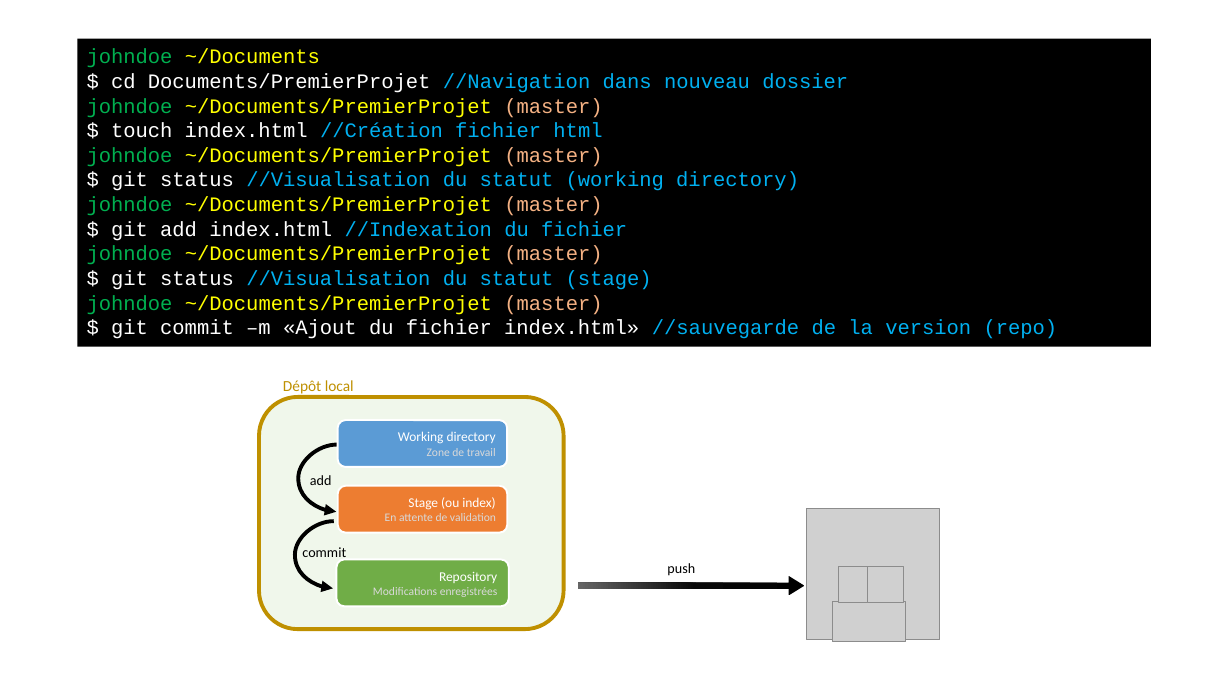
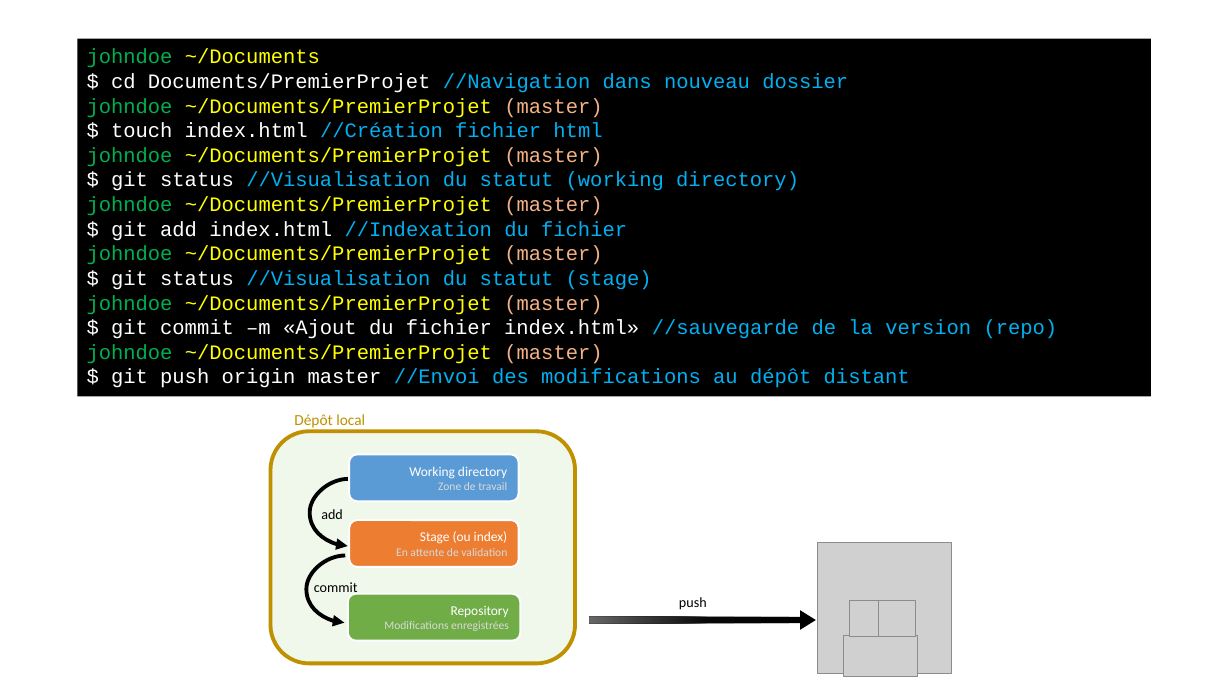
Before and after one commit to BenRobert38/BUT3-GIT-2025, a slide deck: slide 27 of Cours/BUT3-Cours1.pptx (slide 18 before the commit). Drawn at 1232x693 pixels with LibreOffice and Linux fonts; fonts in the diff are those of the drawing; grey boxes stand for pictures. Boxes give left, top, right and bottom in pixels: in the first picture for what was removed or moved away, otherwise in the second. Text is boxed around its words. In the diff, an @@ line names an element or a change of style, - is before the commit and + after.

```diff
--- a/Cours/BUT3-Cours1.pptx
+++ b/Cours/BUT3-Cours1.pptx
@@ rectangle "johndoe ~/Documents": place and size @@
-rectangle "johndoe ~/Documents" at [78, 39, 1152, 347]
+rectangle "johndoe ~/Documents" at [78, 39, 1152, 396]
@@ text in rectangle at [87, 344, 910, 388]: paragraphs added @@
+johndoe ~/Documents/PremierProjet (master)
+$ git push origin master //Envoi des modifications au dépôt distant
@@ 4 pictures, 4 texts, 4 rounded rectangles, 2 curved arrows, 1 down arrow: place and size @@
-4 pictures, 4 texts, 4 rounded rectangles, 2 curved arrows, 1 down arrow at [259, 380, 941, 642]
+4 pictures, 4 texts, 4 rounded rectangles, 2 curved arrows, 1 down arrow at [271, 414, 952, 677]
```
Also in this commit, not shown: 23 other slides changed, 23 slides added, 1 other file.
